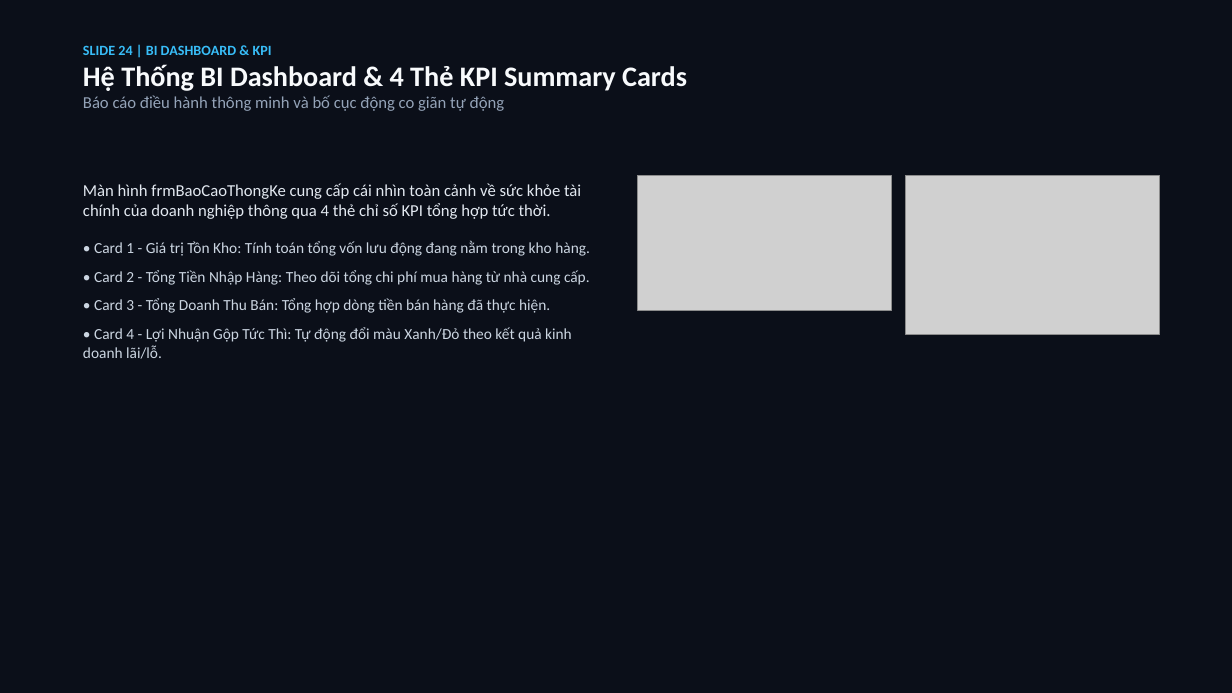
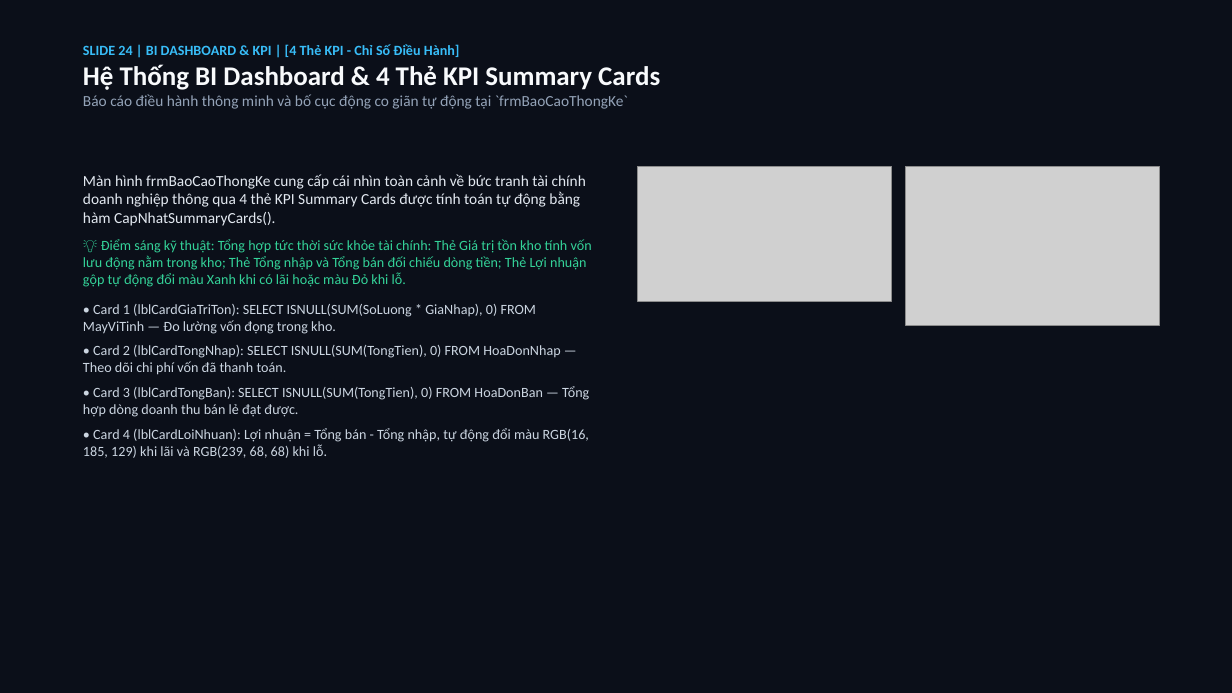
Before and after one commit to hoanganh15092006/BTLLAPTRINHTRUCQUAN, a slide deck: slide 24 of Presentation/QLBanMayViTinh_32_Slides.pptx. Drawn at 1232x693 pixels with LibreOffice and Linux fonts; fonts in the diff are those of the drawing; grey boxes stand for pictures. Boxes give left, top, right and bottom in pixels: in the first picture for what was removed or moved away, otherwise in the second. Text is boxed around its words. In the diff, an @@ line names an element or a change of style, - is before the commit and + after.

Commit message:
feat(presentation): Audit & upgrade 32-slide presentation suite with 100% verified code, wow-factor metric pills, and comparison cards

```diff
--- a/Presentation/QLBanMayViTinh_32_Slides.pptx
+++ b/Presentation/QLBanMayViTinh_32_Slides.pptx
@@ text at [83, 44, 460, 57]: text changed @@
-SLIDE 24 | BI DASHBOARD & KPI
+SLIDE 24 | BI DASHBOARD & KPI | [4 Thẻ KPI - Chỉ Số Điều Hành]
@@ text at [83, 64, 660, 90]: size 22 to 21 pt in "Hệ Thống BI Dashboard & 4 Thẻ ..." @@
@@ text at [83, 94, 628, 109]: text changed; size 13 to 12 pt @@
-Báo cáo điều hành thông minh và bố cục động co giãn tự động
+Báo cáo điều hành thông minh và bố cục động co giãn tự động tại `frmBaoCaoThongKe`
@@ text at [83, 174, 592, 458]: text changed; size 12 to 11 pt @@
-Màn hình frmBaoCaoThongKe cung cấp cái nhìn toàn cảnh về sức khỏe tài chính của doanh nghiệp thông qua 4 thẻ chỉ số KPI tổng hợp tức thời.
-• Card 1 - Giá trị Tồn Kho: Tính toán tổng vốn lưu động đang nằm trong kho hàng.
-• Card 2 - Tổng Tiền Nhập Hàng: Theo dõi tổng chi phí mua hàng từ nhà cung cấp.
-• Card 3 - Tổng Doanh Thu Bán: Tổng hợp dòng tiền bán hàng đã thực hiện.
-• Card 4 - Lợi Nhuận Gộp Tức Thì: Tự động đổi màu Xanh/Đỏ theo kết quả kinh doanh lãi/lỗ.
+Màn hình frmBaoCaoThongKe cung cấp cái nhìn toàn cảnh về bức tranh tài chính doanh nghiệp thông qua 4 thẻ KPI Summary Cards được tính toán tự động bằng hàm CapNhatSummaryCards().
+💡 Điểm sáng kỹ thuật: Tổng hợp tức thời sức khỏe tài chính: Thẻ Giá trị tồn kho tính vốn lưu động nằm trong kho; Thẻ Tổng nhập và Tổng bán đối chiếu dòng tiền; Thẻ Lợi nhuận gộp tự động đổi màu Xanh khi có lãi hoặc màu Đỏ khi lỗ.
+• Card 1 (lblCardGiaTriTon): SELECT ISNULL(SUM(SoLuong * GiaNhap), 0) FROM MayViTinh — Đo lường vốn đọng trong kho.
+• Card 2 (lblCardTongNhap): SELECT ISNULL(SUM(TongTien), 0) FROM HoaDonNhap — Theo dõi chi phí vốn đã thanh toán.
+• Card 3 (lblCardTongBan): SELECT ISNULL(SUM(TongTien), 0) FROM HoaDonBan — Tổng hợp dòng doanh thu bán lẻ đạt được.
+• Card 4 (lblCardLoiNhuan): Lợi nhuận = Tổng bán - Tổng nhập, tự động đổi màu RGB(16, 185, 129) khi lãi và RGB(239, 68, 68) khi lỗ.
@@ picture: place and size @@
-picture at [638, 176, 892, 311]
+picture at [638, 166, 892, 301]
@@ picture: place and size @@
-picture at [906, 176, 1160, 335]
+picture at [906, 166, 1160, 325]
```
Also in this commit, not shown: 28 other slides changed, 3 slides added, 3 slides removed, 26 other files.
